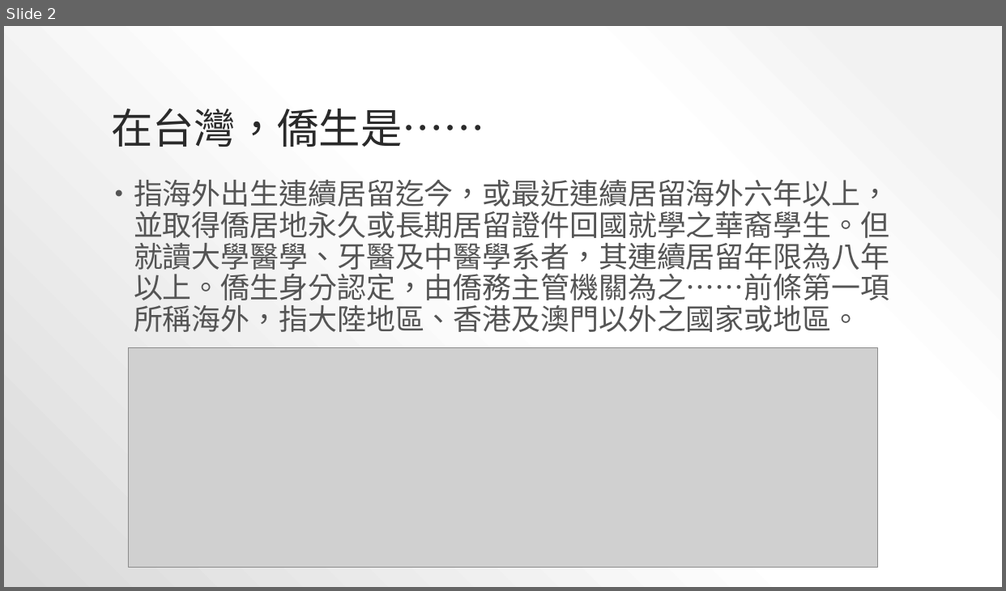
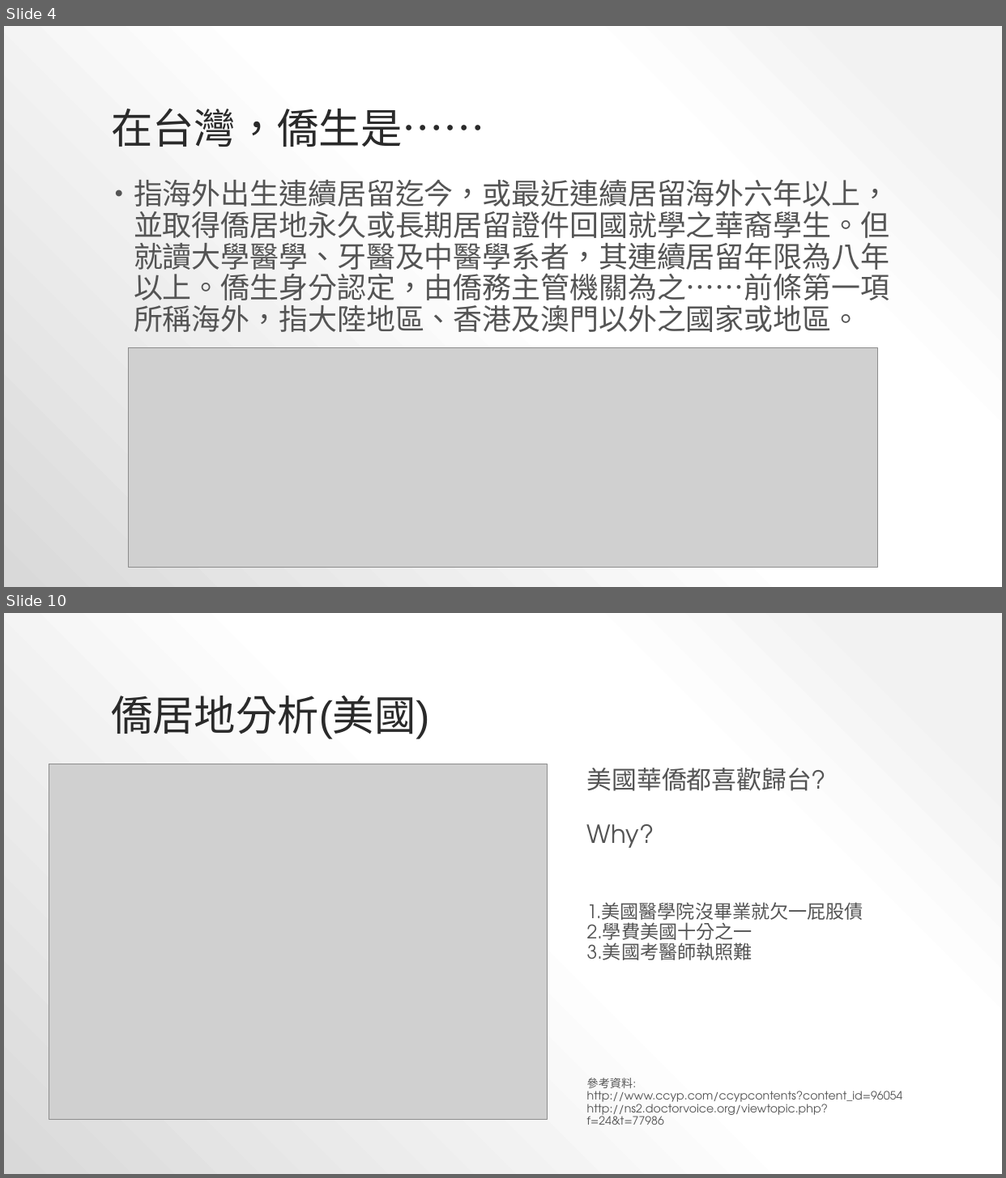
Before and after one commit to YeungSaoIan/CGUIM_BigData_FinalReport-B0344122, a slide deck: FinalReportPPT.pptx. Shown one above the other, each under a label of ours: slide 2 before the commit, slides 4 and 10 after it; the slides between them are not shown. The pictures are 1006x591 and 1006x1178 pixels, drawn with LibreOffice and Linux fonts; fonts in the diff are those of the drawing; grey boxes stand for pictures. Boxes give left, top, right and bottom in pixels: in the first picture for what was removed or moved away, otherwise in the second. Text is boxed around its words. In the diff, an @@ line names an element or a change of style, - is before the commit and + after.

```diff
--- a/FinalReportPPT.pptx
+++ b/FinalReportPPT.pptx
@@ slide 10 added at <box>4,613,1002,1174</box>, background gradient #F2F2F2 to #FFFFFF to #D9D9D9 @@
@@ title added at <box>111,696,429,739</box>, 40 pt, text #2A2A2A @@
+僑居地分析(美國)
@@ picture added at <box>49,764,547,1120</box> @@
@@ text added at <box>587,768,863,960</box>, 18 pt, text #545454 @@
+美國華僑都喜歡歸台?
+Why?
+1.美國醫學院沒畢業就欠一屁股債
+2.學費美國十分之一
+3.美國考醫師執照難
@@ text added at <box>587,1078,903,1125</box>, 11 pt, text #545454 @@
+參考資料:
+http://www.ccyp.com/ccypcontents?content_id=96054
+http://ns2.doctorvoice.org/viewtopic.php?f=24&t=77986
@@ what was slide 2 is now slide 4 @@
```
Also in this commit, not shown: 12 other slides added, 8 slides removed, 21 other files.
